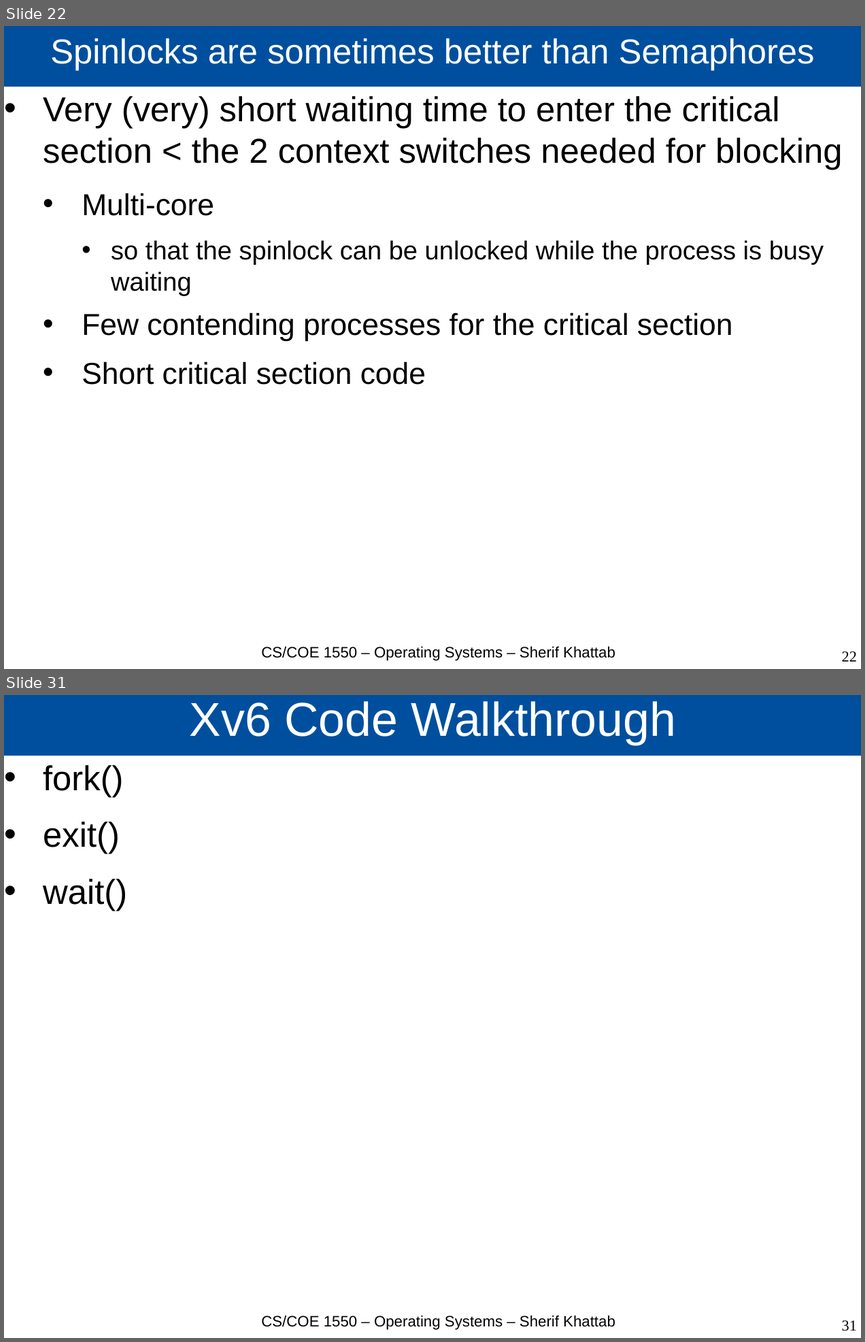
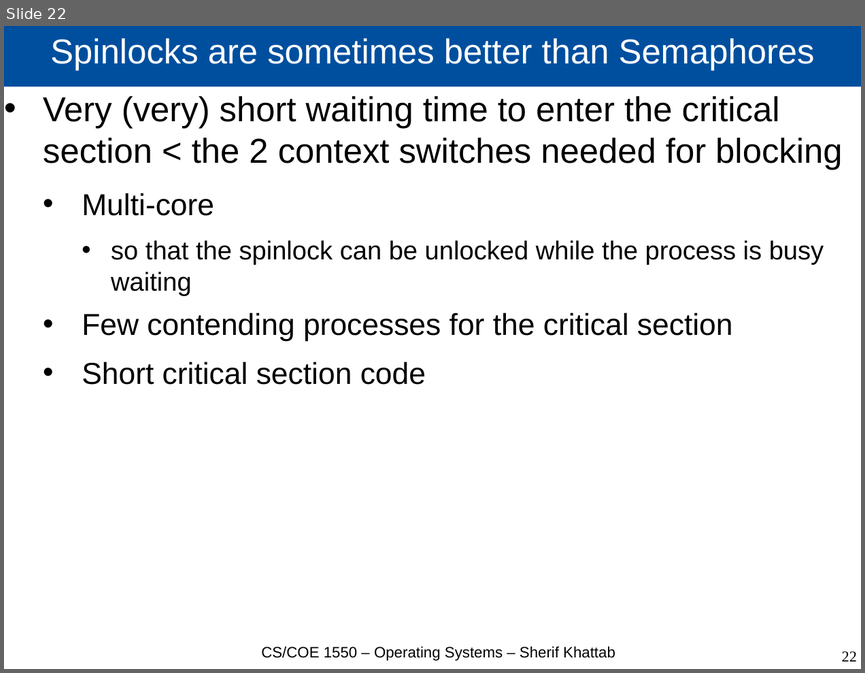
Before and after one commit to cs1550-2224/cs1550-code-handouts, a slide deck: DraftSlides/Lecture3.pptx. Shown one above the other, each under a label of ours: slides 22 and 31 before the commit, slide 22 after it; the slides between them are not shown. The pictures are 865x1342 and 865x673 pixels, drawn with LibreOffice and Linux fonts; fonts in the diff are those of the drawing. Boxes give left, top, right and bottom in pixels: in the first picture for what was removed or moved away, otherwise in the second. Text is boxed around its words. In the diff, an @@ line names an element or a change of style, - is before the commit and + after.

```diff
--- a/DraftSlides/Lecture3.pptx
+++ b/DraftSlides/Lecture3.pptx
@@ slide 31 removed at [4, 695, 861, 1338], background #FFFFFF @@
@@ title removed at [4, 695, 861, 756] @@
-Xv6 Code Walkthrough
@@ text removed at [43, 765, 127, 911] @@
-• fork()
-• exit()
-• wait()
@@ text removed at [261, 1315, 615, 1329] @@
-CS/COE 1550 – Operating Systems – Sherif Khattab
@@ page number removed at [842, 1320, 857, 1331] @@
-31
```
Also in this commit, not shown: 9 other slides removed, 1 other file.
